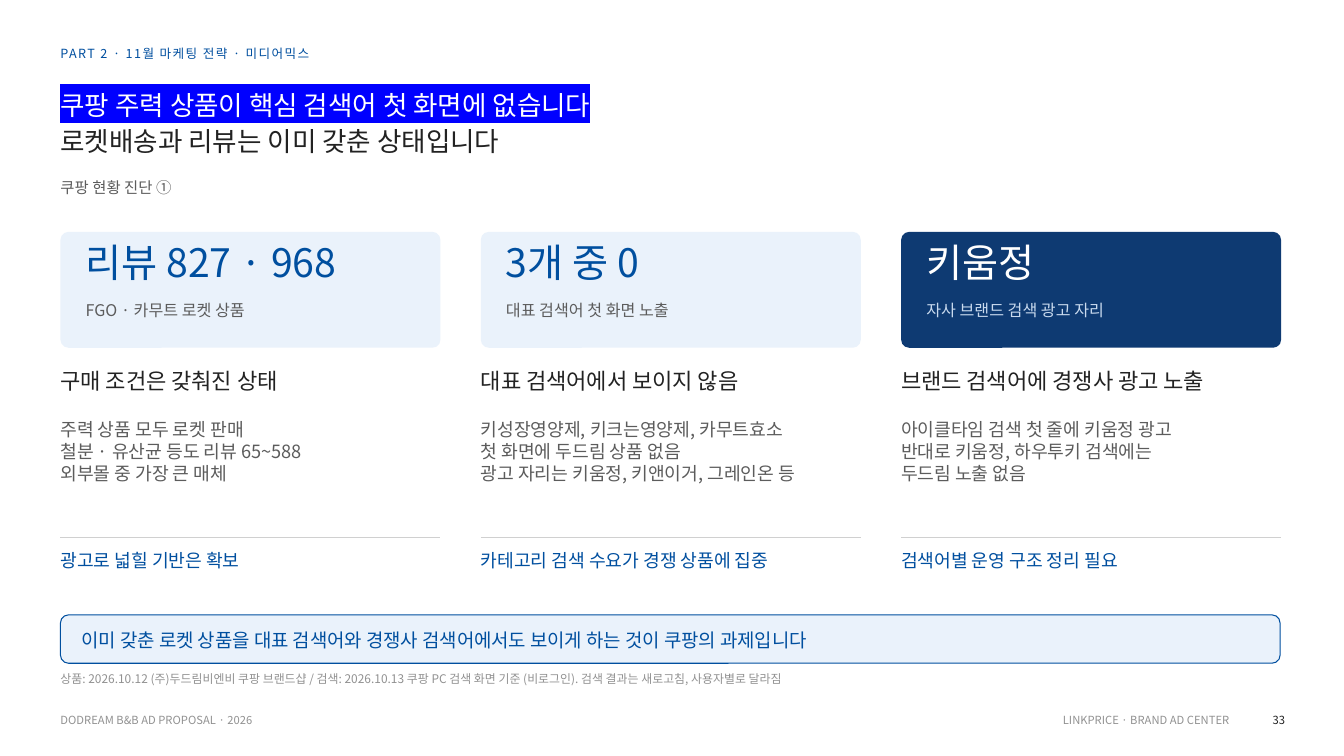
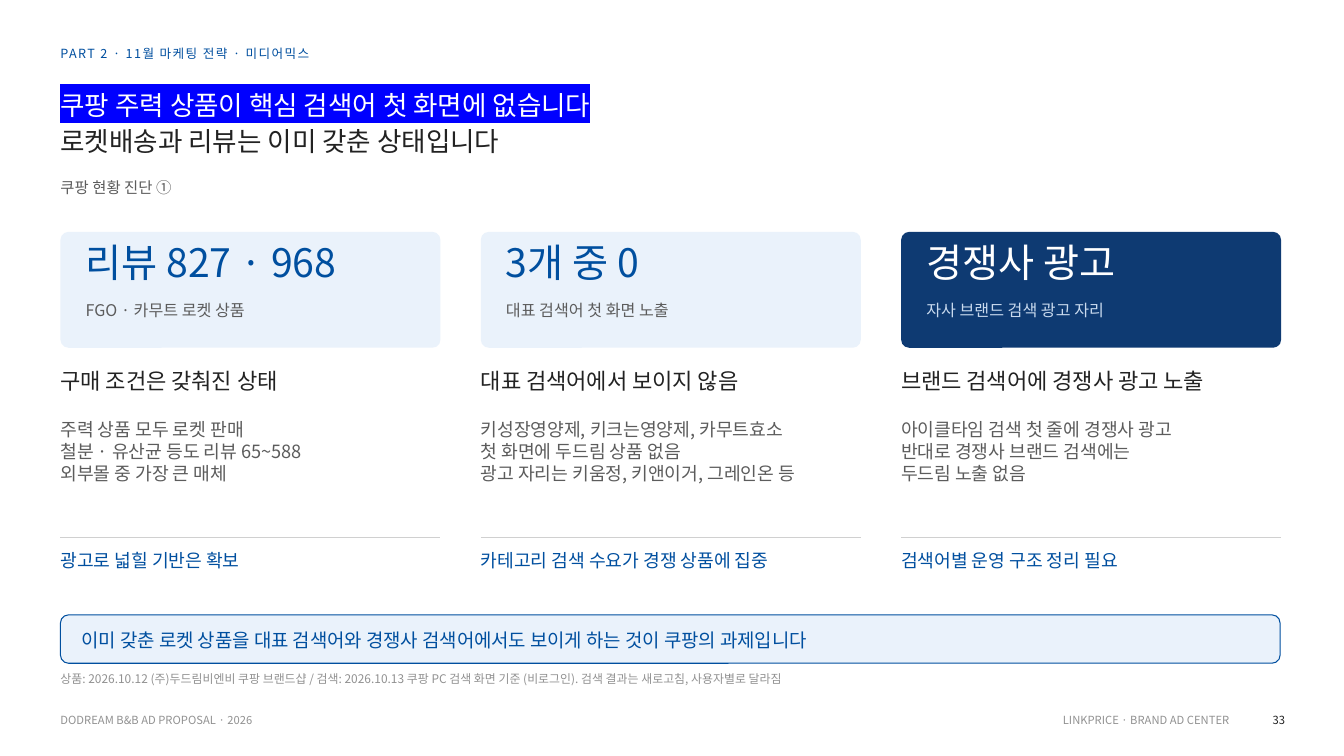
Before and after one commit to sonnet24/mypage, a slide deck: slide 1 of 쿠팡_현황진단1_33장.pptx. Drawn at 1344x756 pixels with LibreOffice and Linux fonts; fonts in the diff are those of the drawing. Boxes give left, top, right and bottom in pixels: in the first picture for what was removed or moved away, otherwise in the second. Text is boxed around its words. In the diff, an @@ line names an element or a change of style, - is before the commit and + after.

```diff
--- a/쿠팡_현황진단1_33장.pptx
+++ b/쿠팡_현황진단1_33장.pptx
@@ text at [926, 244, 1115, 280]: text changed @@
-키움정
+경쟁사 광고
@@ text at [901, 421, 1172, 460]: text changed @@
-아이클타임 검색 첫 줄에 키움정 광고
-반대로 키움정, 하우투키 검색에는
+아이클타임 검색 첫 줄에 경쟁사 광고
+반대로 경쟁사 브랜드 검색에는
```
